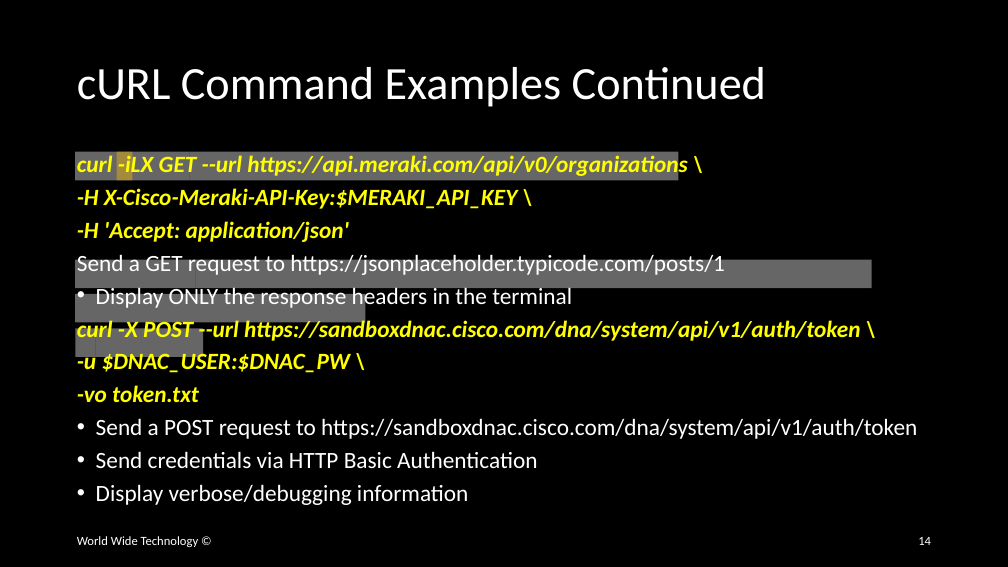
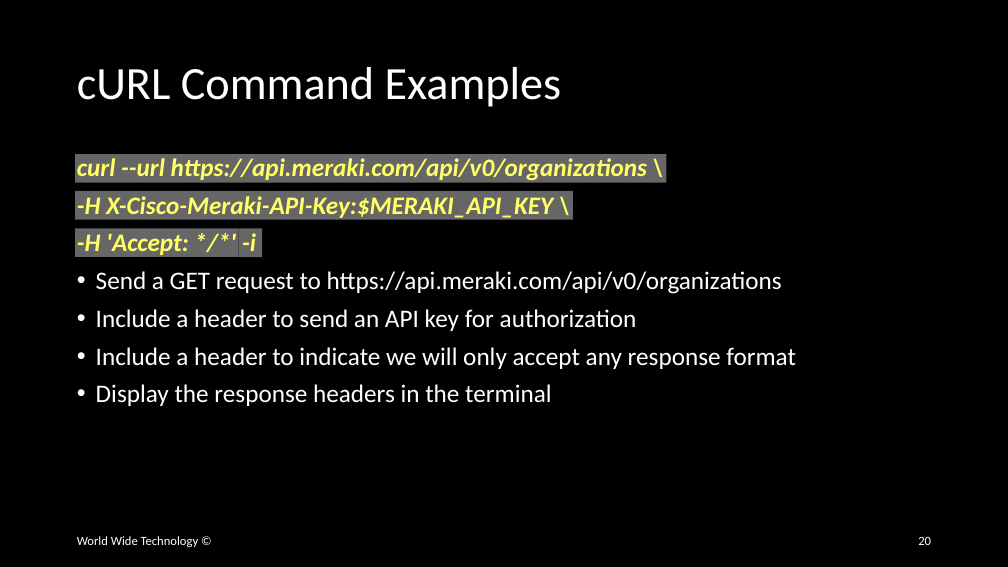
Before and after one commit to wwt/curl-requests-foundations, a slide deck: slide 20 of curl-requests-foundations.pptx (slide 14 before the commit). Drawn at 1008x567 pixels with LibreOffice and Linux fonts; fonts in the diff are those of the drawing. Boxes give left, top, right and bottom in pixels: in the first picture for what was removed or moved away, otherwise in the second. Text is boxed around its words. In the diff, an @@ line names an element or a change of style, - is before the commit and + after.

Commit message:
Split cURL example commands such that a single cURL command appears on each slide

```diff
--- a/curl-requests-foundations.pptx
+++ b/curl-requests-foundations.pptx
@@ title at (77, 67, 562, 107): text changed @@
-cURL Command Examples Continued
+cURL Command Examples
@@ rectangle: place and size @@
-rectangle at (190, 152, 679, 181)
+rectangle at (75, 154, 666, 183)
@@ rectangle removed at (75, 152, 189, 181) @@
@@ text at (77, 158, 647, 180): text changed; size 22.2 to 24 pt @@
-curl -iLX GET --url https://api.meraki.com/api/v0/organizations \
+curl --url https://api.meraki.com/api/v0/organizations \
@@ rectangle removed at (116, 152, 132, 181) @@
@@ rectangle: place and size @@
-rectangle at (196, 259, 872, 288)
+rectangle at (75, 191, 572, 220)
@@ text at (77, 196, 553, 218): size 22.2 to 24 pt in "-H X-Cisco-Meraki-API-Key:$MERAKI_API_KEY \"; line spacing 0.8 to 0.9 @@
@@ rectangle: place and size @@
-rectangle at (75, 294, 365, 323)
+rectangle at (75, 228, 238, 257)
@@ text at (77, 233, 796, 406): text changed; size 22.2 to 24 pt @@
--H 'Accept: application/json'
-Send a GET request to https://jsonplaceholder.typicode.com/posts/1
-• Display ONLY the response headers in the terminal
-curl -X POST --url https://sandboxdnac.cisco.com/dna/system/api/v1/auth/token \
--u $DNAC_USER:$DNAC_PW \
--vo token.txt
-• Send a POST request to https://sandboxdnac.cisco.com/dna/system/api/v1/auth/token
-• Send credentials via HTTP Basic Authentication
-• Display verbose/debugging information
+-H 'Accept: */*' -i
+• Send a GET request to https://api.meraki.com/api/v0/organizations
+• Include a header to send an API key for authorization
+• Include a header to indicate we will only accept any response format
+• Display the response headers in the terminal
@@ rectangle: place and size @@
-rectangle at (76, 328, 95, 357)
+rectangle at (239, 228, 262, 257)
@@ rectangle removed at (75, 259, 195, 288) @@
@@ rectangle removed at (95, 328, 203, 357) @@
@@ page number at (918, 537, 931, 545): text changed @@
-14
+20
```
Also in this commit, not shown: 2 other slides changed, 8 slides added.
